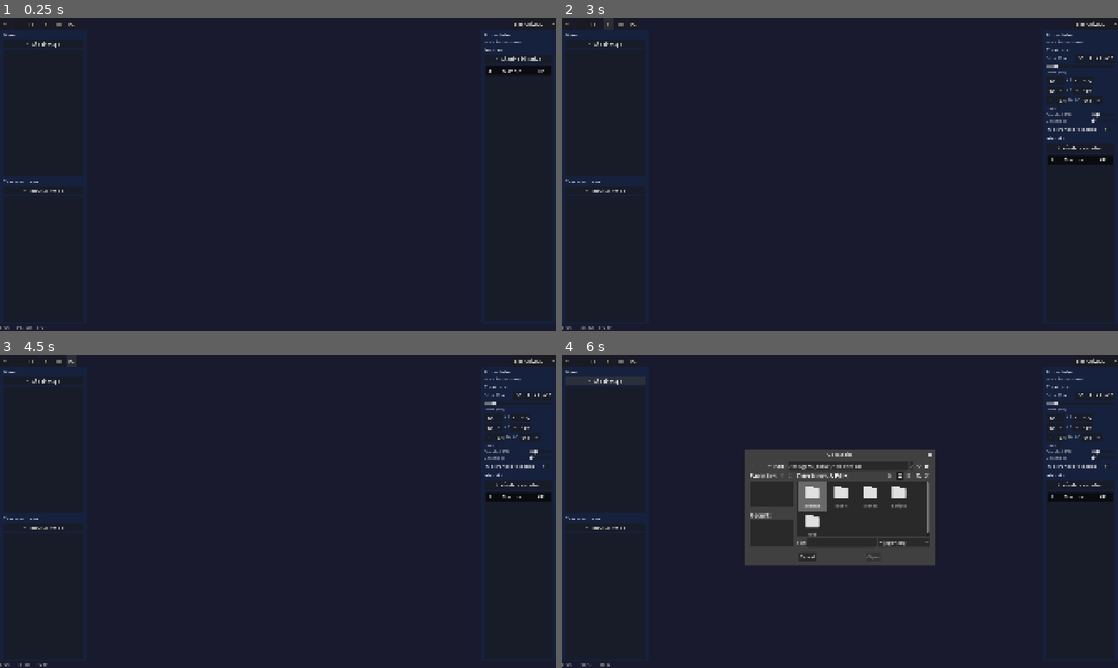
Above: before the commit, frames 1-4 (two rows, left to right).
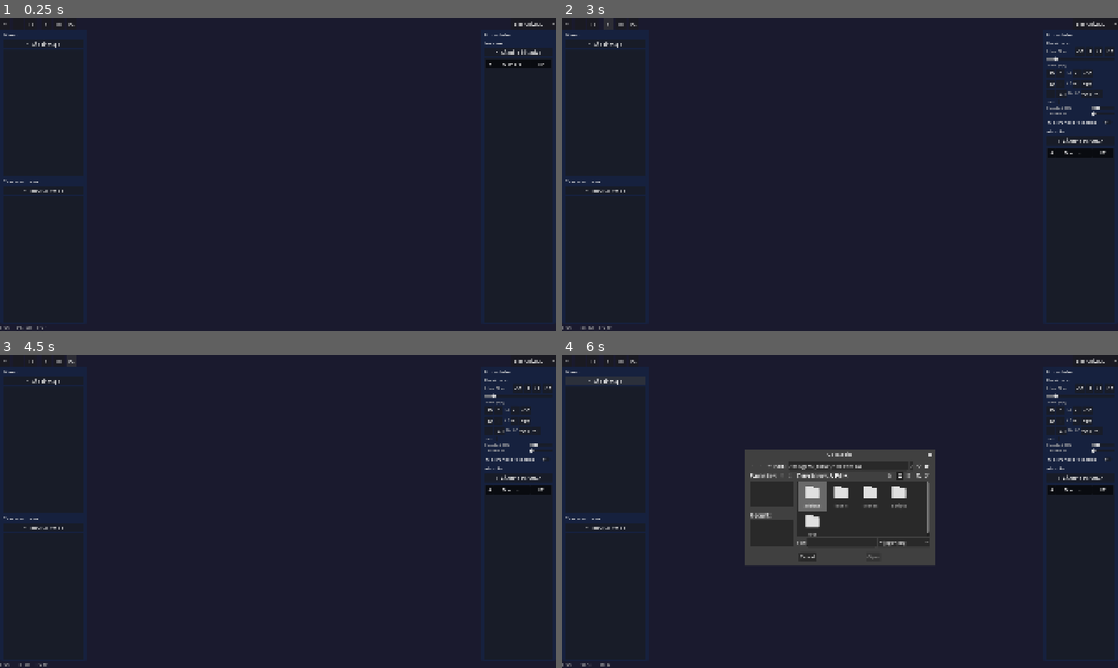
Above: after the commit, the same moments.

Repository: DEVizzent/BattleMapToolkit
Game: Godot game, scene res://scenes/ui/dm_window.tscn
The game is run twice, just before and just after one commit, with the same random seed, the same clock (stepped at 60 frames per second) and the same inputs. This scene is started directly instead of the project's main scene.
Inputs:
- Up to frame 1 (0.25 s): no input
- Up to frame 2 (3 s): click "+" at 0.5 s; click "-" at 1.25 s; click "[ ]" at 2 s; click "#" at 2.75 s
- Up to frame 3 (4.5 s): click "M" at 3.5 s; click "FX" at 4.25 s
- Up to frame 4 (6 s): click "Sincronizado" at 5 s; click "+ Añadir mapa" at 5.75 s

The runs differ from the first frame. In frame 1, 0.3% of the frame differs, in the area x 87-100%, y 6-18%; in frame 2, 0.9%; in frame 3, 0.9%; in frame 4, 0.9%, in the area x 53-100%, y 6-46%.

Commit message:
feat: fase 7 — tokens: seleccion, propiedades y eliminacion
TokenSprite: selected state + _draw() borde amarillo + nombre debajo
Click izquierdo en viewport → seleccionar token (deteccion por hitbox)
Click derecho → menu contextual (Duplicar/Eliminar)
Tecla Supr → eliminar token seleccionado y de GameState
Panel propiedades en RightPanel: nombre (LineEdit), casillas (SpinBox),
  visibilidad (CheckButton), boton Eliminar
Duplicate: copia TokenData + sprite desplazado 1 celda
13 tests nuevos (token_interaction.gd)

Diff:
--- a/scenes/ui/dm_window.tscn
+++ b/scenes/ui/dm_window.tscn
@@ -211,11 +211,46 @@
 theme_override_colors/font_color = Color(0.878, 0.878, 0.878, 1)
 theme_override_font_sizes/font_size = 15
 
-[node name="PropertiesPlaceholder" type="Label" parent="MainVBox/ContentHBox/RightPanel/RightVBox"]
-layout_mode = 2
-text = "Selecciona un token"
-theme_override_colors/font_color = Color(0.667, 0.667, 0.667, 1)
-theme_override_font_sizes/font_size = 13
+[node name="PropertiesContent" type="VBoxContainer" parent="MainVBox/ContentHBox/RightPanel/RightVBox"]
+unique_name_in_owner = true
+visible = false
+layout_mode = 2
+theme_override_constants/separation = 4
+
+[node name="PropNameEdit" type="LineEdit" parent="MainVBox/ContentHBox/RightPanel/RightVBox/PropertiesContent"]
+unique_name_in_owner = true
+layout_mode = 2
+placeholder_text = "Nombre del token"
+
+[node name="PropSizeHBox" type="HBoxContainer" parent="MainVBox/ContentHBox/RightPanel/RightVBox/PropertiesContent"]
+layout_mode = 2
+theme_override_constants/separation = 4
+
+[node name="PropSizeLabel" type="Label" parent="MainVBox/ContentHBox/RightPanel/RightVBox/PropertiesContent/PropSizeHBox"]
+layout_mode = 2
+text = "Casillas:"
+theme_override_colors/font_color = Color(0.667, 0.667, 0.667, 1)
+theme_override_font_sizes/font_size = 12
+
+[node name="PropSizeSpin" type="SpinBox" parent="MainVBox/ContentHBox/RightPanel/RightVBox/PropertiesContent/PropSizeHBox"]
+unique_name_in_owner = true
+layout_mode = 2
+min_value = 0.5
+max_value = 10.0
+step = 0.5
+value = 1.0
+size_flags_horizontal = 3
+
+[node name="PropVisibleCheck" type="CheckButton" parent="MainVBox/ContentHBox/RightPanel/RightVBox/PropertiesContent"]
+unique_name_in_owner = true
+layout_mode = 2
+text = "Visible para jugadores"
+button_pressed = true
+
+[node name="PropDeleteBtn" type="Button" parent="MainVBox/ContentHBox/RightPanel/RightVBox/PropertiesContent"]
+unique_name_in_owner = true
+layout_mode = 2
+text = "Eliminar token"
 
 [node name="GridPanel" type="VBoxContainer" parent="MainVBox/ContentHBox/RightPanel/RightVBox"]
 unique_name_in_owner = true
--- a/scripts/token/token_sprite.gd
+++ b/scripts/token/token_sprite.gd
@@ -1,9 +1,11 @@
 extends Sprite2D
 
 ## TokenSprite — sprite de un token sobre el mapa.
-## Gestiona textura, tamano en pixeles segun size_cells, y visibilidad.
+## Gestiona textura, tamano en pixeles segun size_cells, seleccion y visibilidad.
 
 var token_data: Resource
+var selected: bool = false
+var show_border: bool = true
 
 var _cell_size_px: float = 70.0
 
@@ -20,6 +22,17 @@
 		if max_dim > 0:
 			scale = Vector2(size_px / max_dim, size_px / max_dim)
 	name = td.name if td.name != "" else "token"
+	queue_redraw()
+
+
+func select() -> void:
+	selected = true
+	queue_redraw()
+
+
+func deselect() -> void:
+	selected = false
+	queue_redraw()
 
 
 func update_cell_size(cell_px: float) -> void:
@@ -32,6 +45,19 @@
 		var max_dim: float = maxf(tex_size.x, tex_size.y)
 		if max_dim > 0:
 			scale = Vector2(size_px / max_dim, size_px / max_dim)
+
+
+func _draw() -> void:
+	if not selected:
+		return
+	var size_px: float = token_data.size_cells * _cell_size_px if token_data else _cell_size_px
+	var half: float = size_px / 2.0
+	var border_color := Color.YELLOW
+	border_color.a = 0.9
+	draw_rect(Rect2(Vector2(-half, -half), Vector2(size_px, size_px)), border_color, false, 2.0)
+	if token_data and token_data.name != "":
+		var label_pos := Vector2(0, half + 14)
+		draw_string(ThemeDB.fallback_font, label_pos, token_data.name, HORIZONTAL_ALIGNMENT_CENTER, -1, 12)
 
 
 func _load_texture(path: String) -> Texture2D:
--- a/scripts/ui/dm_window.gd
+++ b/scripts/ui/dm_window.gd
@@ -32,6 +32,11 @@
 @onready var effect_layer: Node2D = %EffectLayer
 
 @onready var properties_title: Label = %PropertiesTitle
+@onready var properties_content: VBoxContainer = %PropertiesContent
+@onready var prop_name_edit: LineEdit = %PropNameEdit
+@onready var prop_size_spin: SpinBox = %PropSizeSpin
+@onready var prop_visible_check: CheckButton = %PropVisibleCheck
+@onready var prop_delete_btn: Button = %PropDeleteBtn
 @onready var initiative_title: Label = %InitiativeTitle
 @onready var add_initiative_btn: Button = %AddInitiativeBtn
 @onready var initiative_table: Tree = %InitiativeTable
@@ -77,6 +82,7 @@
 var _panning: bool = false
 var _pan_start: Vector2 = Vector2.ZERO
 var _pan_root_start: Vector2 = Vector2.ZERO
+var _selected_token: Sprite2D = null
 
 const ZOOM_MIN := 0.1
 const ZOOM_MAX := 4.0
@@ -88,6 +94,7 @@
 	_setup_initiative_table()
 	_setup_file_dialogs()
 	_setup_grid_panel()
+	_setup_properties_panel()
 	_refresh_map_list()
 	map_list.item_selected.connect(_on_map_list_selected)
 	map_list.item_activated.connect(_on_map_list_double_clicked)
@@ -111,6 +118,10 @@
 					_pan_root_start = map_root.position
 				else:
 					_panning = false
+			elif event.button_index == MOUSE_BUTTON_LEFT and event.pressed:
+				_try_select_token()
+			elif event.button_index == MOUSE_BUTTON_RIGHT and event.pressed:
+				_try_token_context_menu()
 		if event is InputEventMouseMotion and _panning:
 			var cur_pos: Vector2 = _get_viewport_mouse_pos() * viewport_scale
 			var delta: Vector2 = cur_pos - _pan_start
@@ -122,6 +133,8 @@
 			_open_session()
 		elif event.is_action_pressed("new_session"):
 			_new_session()
+		elif event.keycode == KEY_DELETE:
+			_delete_selected_token()
 
 
 func _process(_delta: float) -> void:
@@ -693,6 +706,51 @@
 			map_root.position = (Vector2(viewport_node.size) / 2.0) - target * map_root.scale.x
 
 
+func _setup_properties_panel() -> void:
+	prop_name_edit.text_changed.connect(_on_token_name_changed)
+	prop_size_spin.value_changed.connect(_on_token_size_changed)
+	prop_visible_check.toggled.connect(_on_token_visibility_toggled)
+	prop_delete_btn.pressed.connect(_delete_selected_token)
+
+
+func _show_properties_for(sprite: Sprite2D) -> void:
+	var td = sprite.token_data
+	prop_name_edit.text = td.name
+	prop_size_spin.set_value_no_signal(td.size_cells)
+	prop_visible_check.set_pressed_no_signal(td.visible_to_players)
+	properties_content.visible = true
+
+
+func _hide_properties() -> void:
+	properties_content.visible = false
+
+
+func _on_token_name_changed(new_name: String) -> void:
+	if not _selected_token:
+		return
+	_selected_token.token_data.name = new_name
+	_selected_token.name = new_name if new_name != "" else "token"
+	_selected_token.queue_redraw()
+	_refresh_token_list()
+	EventBus.token_properties_changed.emit(_selected_token.name)
+
+
+func _on_token_size_changed(value: float) -> void:
+	if not _selected_token:
+		return
+	_selected_token.token_data.size_cells = value
+	_selected_token.update_cell_size(_get_cell_px())
+	_selected_token.queue_redraw()
+	EventBus.token_properties_changed.emit(_selected_token.name)
+
+
+func _on_token_visibility_toggled(on: bool) -> void:
+	if not _selected_token:
+		return
+	_selected_token.token_data.visible_to_players = on
+	EventBus.token_visibility_changed.emit(_selected_token.name, on)
+
+
 func _clear_token_sprites() -> void:
 	for child in token_layer.get_children():
 		child.queue_free()
@@ -706,3 +764,102 @@
 	for td in tokens_arr:
 		_spawn_token_sprite(td, pos, cell_px)
 		pos.x += cell_px * 2
+
+
+func _try_select_token() -> void:
+	var click_pos := _get_token_layer_mouse_pos()
+	var hit: Sprite2D = null
+	for child in token_layer.get_children():
+		if child is TokenSpriteClass:
+			var sprite_size: float = child.token_data.size_cells * _get_cell_px()
+			var rect := Rect2(child.position - Vector2(sprite_size / 2, sprite_size / 2), Vector2(sprite_size, sprite_size))
+			if rect.has_point(click_pos):
+				hit = child
+				break
+	_select_token(hit)
+
+
+func _try_token_context_menu() -> void:
+	var click_pos := _get_token_layer_mouse_pos()
+	for child in token_layer.get_children():
+		if child is TokenSpriteClass:
+			var sprite_size: float = child.token_data.size_cells * _get_cell_px()
+			var rect := Rect2(child.position - Vector2(sprite_size / 2, sprite_size / 2), Vector2(sprite_size, sprite_size))
+			if rect.has_point(click_pos):
+				_select_token(child)
+				_show_token_context_menu(child)
+				return
+
+
+func _select_token(sprite: Sprite2D) -> void:
+	if _selected_token and _selected_token != sprite:
+		_selected_token.deselect()
+	_selected_token = sprite
+	if sprite:
+		sprite.select()
+		_show_properties_for(sprite)
+	else:
+		_hide_properties()
+
+
+func _get_token_layer_mouse_pos() -> Vector2:
+	var vp_mouse := _get_viewport_mouse_pos()
+	var viewport_scale: Vector2 = Vector2(viewport_node.size) / Vector2(map_viewport.size)
+	var world_pos: Vector2 = vp_mouse * viewport_scale
+	return (world_pos - map_root.position) / map_root.scale.x
+
+
+func _get_cell_px() -> float:
+	var grid := GameState.get_current_grid()
+	return grid.size_px if grid else 70.0
+
+
+func _show_token_context_menu(sprite: Sprite2D) -> void:
+	var popup := PopupMenu.new()
+	popup.add_item("Duplicar", 0)
+	popup.add_separator()
+	popup.add_item("Eliminar", 1)
+	popup.id_pressed.connect(func(id: int):
+		match id:
+			0: _duplicate_token(sprite)
+			1: _delete_token_sprite(sprite)
+		popup.queue_free()
+	)
+	add_child(popup)
+	popup.position = get_global_mouse_position()
+	popup.popup()
+
+
+func _duplicate_token(sprite: Sprite2D) -> void:
+	var td: Resource = sprite.token_data
+	var copy := TokenDataClass.new()
+	copy.name = td.name + " (copia)"
+	copy.image_path = td.image_path
+	copy.size_cells = td.size_cells
+	copy.border_color = td.border_color
+	copy.visible_to_players = td.visible_to_players
+	copy.vision_radius = td.vision_radius
+	copy.speed_ft = td.speed_ft
+	GameState.add_token_for_current_map(copy)
+	var offset := Vector2(_get_cell_px(), 0)
+	_spawn_token_sprite(copy, sprite.position + offset, _get_cell_px())
+	_refresh_token_list()
+
+
+func _delete_selected_token() -> void:
+	if not _selected_token:
+		return
+	_delete_token_sprite(_selected_token)
+
+
+func _delete_token_sprite(sprite: Sprite2D) -> void:
+	var tokens_arr := GameState.get_current_tokens()
+	var idx := tokens_arr.find(sprite.token_data)
+	if idx >= 0:
+		GameState.remove_token_for_current_map(idx)
+	if _selected_token == sprite:
+		_selected_token = null
+		_hide_properties()
+	sprite.queue_free()
+	_refresh_token_list()
+	EventBus.token_removed.emit(sprite.name)
--- /dev/null
+++ b/test/test_token/test_token_interaction.gd
@@ -0,0 +1,159 @@
+extends GutTest
+
+const DMWindowScene := preload("res://scenes/ui/dm_window.tscn")
+const TokenDataClass := preload("res://scripts/token/token_data.gd")
+const TokenSpriteClass := preload("res://scripts/token/token_sprite.gd")
+
+var _dm: Control
+
+
+func before_each() -> void:
+	_dm = DMWindowScene.instantiate()
+	add_child_autofree(_dm)
+	await get_tree().process_frame
+	GameState.map_tokens.clear()
+	GameState.current_map_index = -1
+	_dm._clear_token_sprites()
+	await get_tree().process_frame
+
+
+func _make_token(td_name: String = "Goblin", cells: float = 1.0) -> Resource:
+	var td := TokenDataClass.new()
+	td.name = td_name
+	td.size_cells = cells
+	return td
+
+
+func _spawn(td: Resource, pos: Vector2 = Vector2(100, 100)) -> Sprite2D:
+	_dm._spawn_token_sprite(td, pos, _dm._get_cell_px())
+	return _dm.token_layer.get_children().back() as Sprite2D
+
+
+func test_select_token_shows_border() -> void:
+	var td := _make_token()
+	var sprite := _spawn(td)
+	_dm._select_token(sprite)
+	assert_true(sprite.selected)
+
+
+func test_deselect_hides_border() -> void:
+	var td := _make_token()
+	var sprite := _spawn(td)
+	_dm._select_token(sprite)
+	_dm._select_token(null)
+	assert_false(sprite.selected)
+
+
+func test_select_new_deselects_old() -> void:
+	var a := _spawn(_make_token("A"), Vector2(100, 100))
+	var b := _spawn(_make_token("B"), Vector2(200, 200))
+	_dm._select_token(a)
+	_dm._select_token(b)
+	assert_false(a.selected)
+	assert_true(b.selected)
+
+
+func test_properties_panel_shows_on_select() -> void:
+	var td := _make_token("Heroe", 2.0)
+	var sprite := _spawn(td)
+	_dm._select_token(sprite)
+
+	assert_true(_dm.properties_content.visible)
+	assert_eq(_dm.prop_name_edit.text, "Heroe")
+	assert_eq(_dm.prop_size_spin.value, 2.0)
+	assert_true(_dm.prop_visible_check.button_pressed)
+
+
+func test_properties_panel_hides_on_deselect() -> void:
+	var td := _make_token()
+	var sprite := _spawn(td)
+	_dm._select_token(sprite)
+	_dm._select_token(null)
+	assert_false(_dm.properties_content.visible)
+
+
+func test_rename_token_updates_sprite() -> void:
+	var td := _make_token("Orco")
+	var sprite := _spawn(td)
+	_dm._select_token(sprite)
+
+	_dm._on_token_name_changed("Orco Jefe")
+	assert_eq(td.name, "Orco Jefe")
+	assert_eq(sprite.name, "Orco Jefe")
+
+
+func test_resize_token_updates_data() -> void:
+	var td := _make_token("Dragon", 1.0)
+	var sprite := _spawn(td)
+	_dm._select_token(sprite)
+
+	_dm._on_token_size_changed(3.0)
+	assert_eq(td.size_cells, 3.0)
+
+
+func test_visibility_toggle() -> void:
+	var td := _make_token()
+	var sprite := _spawn(td)
+	_dm._select_token(sprite)
+
+	_dm._on_token_visibility_toggled(false)
+	assert_false(td.visible_to_players)
+
+	_dm._on_token_visibility_toggled(true)
+	assert_true(td.visible_to_players)
+
+
+func test_delete_selected_token_removes_sprite() -> void:
+	var sprite := _spawn(_make_token("Bicho"))
+	_dm._select_token(sprite)
+	var children_before: int = _dm.token_layer.get_child_count()
+
+	_dm._delete_selected_token()
+	await get_tree().process_frame
+
+	assert_eq(_dm.token_layer.get_child_count(), children_before - 1)
+	assert_false(_dm.properties_content.visible)
+
+
+func test_duplicate_token_creates_copy() -> void:
+	var td := _make_token("Guerrero")
+	GameState.add_token_for_current_map(td)
+	var sprite := _spawn(td)
+	_dm._select_token(sprite)
+	var count_before: int = _dm.token_layer.get_child_count()
+
+	_dm._duplicate_token(sprite)
+
+	var tokens_arr := GameState.get_current_tokens()
+	assert_eq(tokens_arr.size(), 2)
+	assert_eq(_dm.token_layer.get_child_count(), count_before + 1)
+	assert_string_contains(tokens_arr[1].name, "copia")
+
+
+func test_delete_token_sprite_updates_list() -> void:
+	var td := _make_token("Fantasma")
+	GameState.add_token_for_current_map(td)
+	var sprite := _spawn(td)
+	assert_eq(GameState.get_current_tokens().size(), 1)
+
+	_dm._delete_token_sprite(sprite)
+	await get_tree().process_frame
+
+	assert_eq(GameState.get_current_tokens().size(), 0)
+	_dm._refresh_token_list()
+	assert_eq(_dm.token_list.item_count, 0)
+
+
+func test_get_cell_px_returns_grid_size() -> void:
+	var grid := GameState.get_current_grid()
+	grid.size_px = 50.0
+	assert_eq(_dm._get_cell_px(), 50.0)
+	grid.size_px = 100.0
+	assert_eq(_dm._get_cell_px(), 100.0)
+
+
+func test_token_layer_mouse_pos_converts_coordinates() -> void:
+	_dm.map_root.position = Vector2(0, 0)
+	_dm.map_root.scale = Vector2(1, 1)
+	var pos: Vector2 = _dm._get_token_layer_mouse_pos()
+	assert_eq(typeof(pos), TYPE_VECTOR2)
Not shown, added: scripts/token/token_data.gd.uid
Not shown, added: scripts/token/token_sprite.gd.uid
Not shown, added: scripts/token/token_utils.gd.uid
Not shown, added: test/test_token/test_token_data.gd.uid
Not shown, added: test/test_token/test_token_integration.gd.uid
